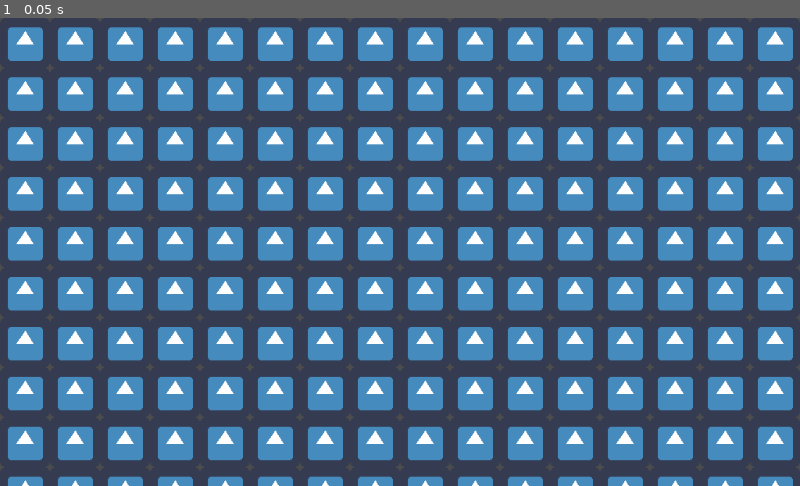
Above: before the commit, frame 1.
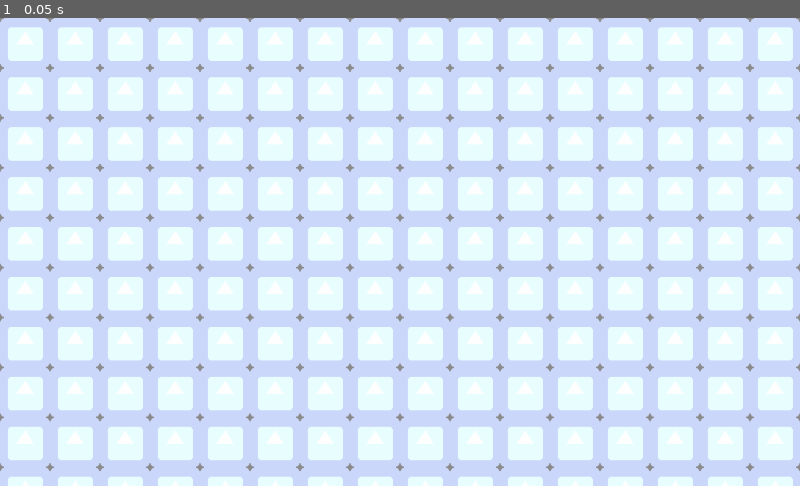
Above: after the commit, the same moment.

Repository: lekoder/godot-bug-crash-on-resize
Game: Godot game, scene res://Sprite.tscn
Two runs of this game, one before a commit and one after it. Both use one fixed random seed, a clock stepped at 60 frames per second and the inputs below. The engine's default icon, where the game draws it, is replaced by a stand-in: a white triangle on a blue panel in a dark square.
Inputs:
- Up to frame 1 (0.05 s): no input

The runs differ from the first frame. In frame 1, 96% of the frame differs, in the area x 0-100%, y 0-100%.

Commit message:
Glow makes godot crash after resize

Diff:
--- a/Sprite.tscn
+++ b/Sprite.tscn
@@ -1,8 +1,10 @@
-[gd_scene load_steps=2 format=2]
+[gd_scene load_steps=3 format=2]
 
 [ext_resource path="res://icon.png" type="Texture" id=1]
+[ext_resource path="res://default_env.tres" type="Environment" id=2]
 
 [node name="Rect" type="TextureRect" index="0"]
+modulate = Color( 3, 3, 3, 1 )
 anchor_left = 0.0
 anchor_top = 0.0
 anchor_right = 1.0
@@ -15,3 +17,8 @@
 size_flags_vertical = 1
 texture = ExtResource( 1 )
 stretch_mode = 2
+_sections_unfolded = [ "Visibility" ]
+
+[node name="WorldEnvironment" type="WorldEnvironment" parent="." index="0"]
+environment = ExtResource( 2 )
+_sections_unfolded = [ "environment" ]
--- a/default_env.tres
+++ b/default_env.tres
@@ -22,7 +22,7 @@
 
 [resource]
 
-background_mode = 2
+background_mode = 4
 background_sky = SubResource( 1 )
 background_sky_custom_fov = 0.0
 background_color = Color( 0, 0, 0, 1 )
@@ -80,22 +80,23 @@
 dof_blur_near_transition = 1.0
 dof_blur_near_amount = 0.1
 dof_blur_near_quality = 1
-glow_enabled = false
-glow_levels/1 = false
-glow_levels/2 = false
+glow_enabled = true
+glow_levels/1 = true
+glow_levels/2 = true
 glow_levels/3 = true
-glow_levels/4 = false
+glow_levels/4 = true
 glow_levels/5 = true
 glow_levels/6 = false
-glow_levels/7 = false
-glow_intensity = 0.8
-glow_strength = 1.0
-glow_bloom = 0.0
+glow_levels/7 = true
+glow_intensity = 3.01
+glow_strength = 1.34
+glow_bloom = 0.67
 glow_blend_mode = 2
-glow_hdr_threshold = 1.0
+glow_hdr_threshold = 0.53
 glow_hdr_scale = 2.0
 glow_bicubic_upscale = false
 adjustment_enabled = false
 adjustment_brightness = 1.0
 adjustment_contrast = 1.0
 adjustment_saturation = 1.0
+_sections_unfolded = [ "Adjustments", "Ambient Light", "Background", "Glow" ]
